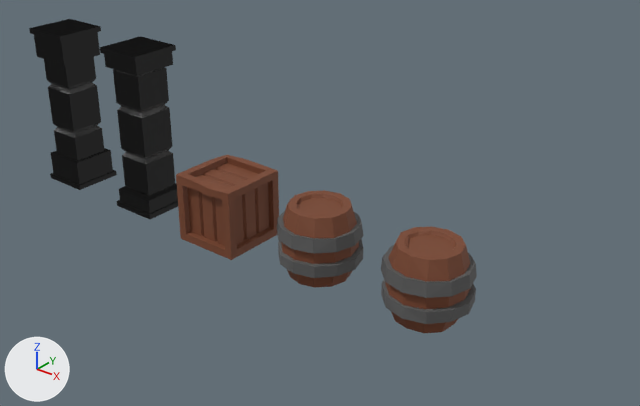
Two versions of the Blender file BlenderProject_3.blend, one commit apart.
Both versions are drawn from a 50 mm camera at (11.67, -9.62, 7.19) aimed at (3.77, 0.26, 1.07). Lighting does not change. The marker at lower left points along +X, +Y and +Z. The older version comes first.

In view in the first picture: 'Barrel', 'Barrel 2', 'Crate', 'Fat Pillar', 'Skinny Pillar'.
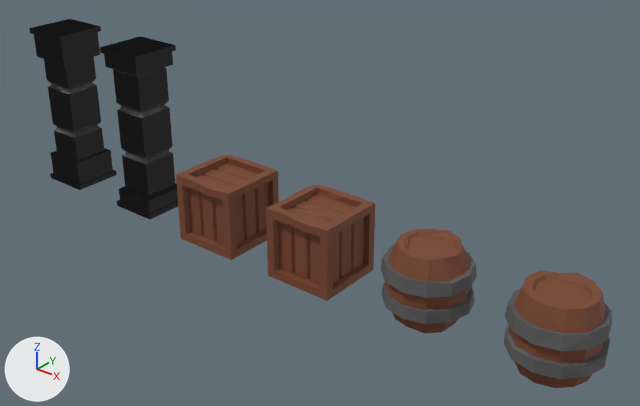
Changed parts and their boxes (x1, y1, x2, y2) in the pictures (640 x 406 px):
'Barrel', moved: before (277, 190, 364, 288); after (504, 271, 612, 388)
'Broken Crate', added (brown): after (266, 184, 375, 301)

The edits, one by one:
Mesh me_cube_001_1 is new.
It has 280 vertices, 272 faces and spans x -0.612..0.602, y -0.608..0.609, z -0.6..0.6.
It uses material mat_wood_brown (brown #79452c).
Object 'Barrel' (ob_barrel) moves from (4.0, 0.0, 0.4) to (8.0, 0.0, 0.4).
Object 'Broken Crate' (ob_broken_crate) is new; it shows me_cube_001_1.
Its location is (4.0, 0.0, 0.6).
